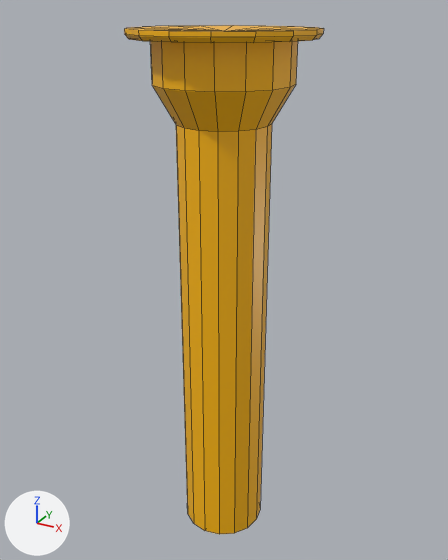
Before and after pictures for a commit that changed the FBX model Assets/Models/Enviro/COLUMN_TOP.fbx.
One viewpoint serves both versions: a 50 mm lens placed at (2.1, -3.81, 4.14), pointed at (-0.04, 0.07, 2.2). The lights are fixed; the arrows at lower left show +X, +Y and +Z. Mesh edges are drawn as thin lines.

In view in the first picture: 'COLUMN_TOP'.
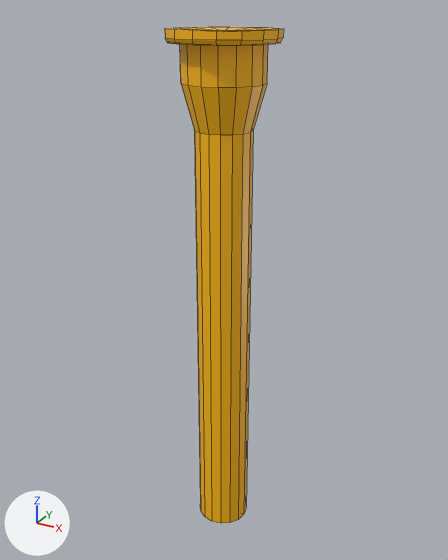
ob_enviro is not drawn itself; it is the parent of ob_column_top.

Boxes (x1, y1, x2, y2) around the edits, measured in the pictures (448 x 560 px):
'COLUMN_TOP', reshaped, moved, turned, rescaled
    before: (124, 25, 324, 534)
    after: (165, 27, 284, 523)

Patch to the scene script:
```diff
--- a/Assets/Models/Enviro/COLUMN_TOP.fbx.py
+++ b/Assets/Models/Enviro/COLUMN_TOP.fbx.py
@@ me_mesh @@
 # used by ob_column_top; parent = ob_enviro; location = (0.0, 0.0, 0.0); rotation_euler = (0.0, 0.0, -3.142), in degrees (0, 0, -180); scale = (50.0, 200.0, 50.0)
-me_mesh.from_pydata(...)  # 114 vertices, 128 faces; spans x -1.28..1.28, y -2.01..0.0, z -1.28..1.28
+me_mesh.from_pydata(...)  # 114 vertices, 128 faces; spans x -38.73..38.73, y 0.0..401.65, z -38.73..38.73
+# me_mesh part 1: 113 of 114 vertices moved; they spanned x -1.28..1.28, y -2.01..0.0, z -1.28..1.28 and now span x -38.73..38.73, y 0.0..401.65, z -38.73..38.73; mean shift (-0.04, 329.32, 0.02); largest move (0.0, -2.01, 1.28) -> (0.0, 401.65, -38.73)
 me_mesh.materials.append(mat_mt_column_base)
@@ ob_enviro @@
 ob_enviro = bpy.data.objects.new('ENVIRO', None)
-ob_enviro.location = (0.0, 0.0, 0.0)
+ob_enviro.location = (26.79, 0.0, 0.0)
 ob_enviro.rotation_euler = (1.571, 0.0, 0.0)  # degrees (90, 0, 0)
@@ ob_column_top @@
 ob_column_top.parent = ob_enviro
-ob_column_top.location = (0.0, 0.0, 0.0)
-ob_column_top.rotation_euler = (0.0, 0.0, -3.142)  # degrees (0, 0, -180)
-ob_column_top.scale = (50.0, 200.0, 50.0)
+ob_column_top.location = (-2679.0, 0.0, 0.0)
```
